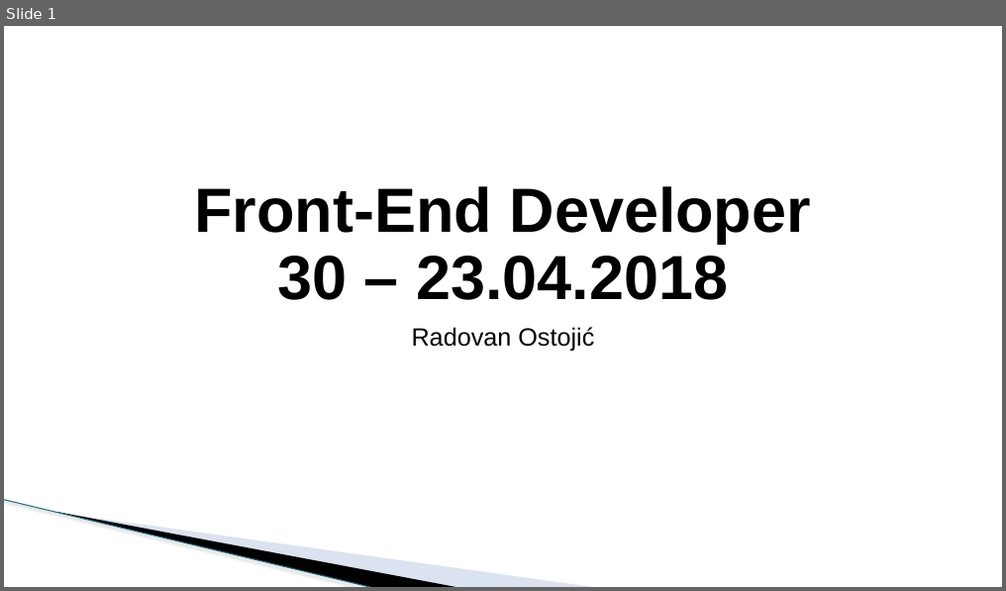
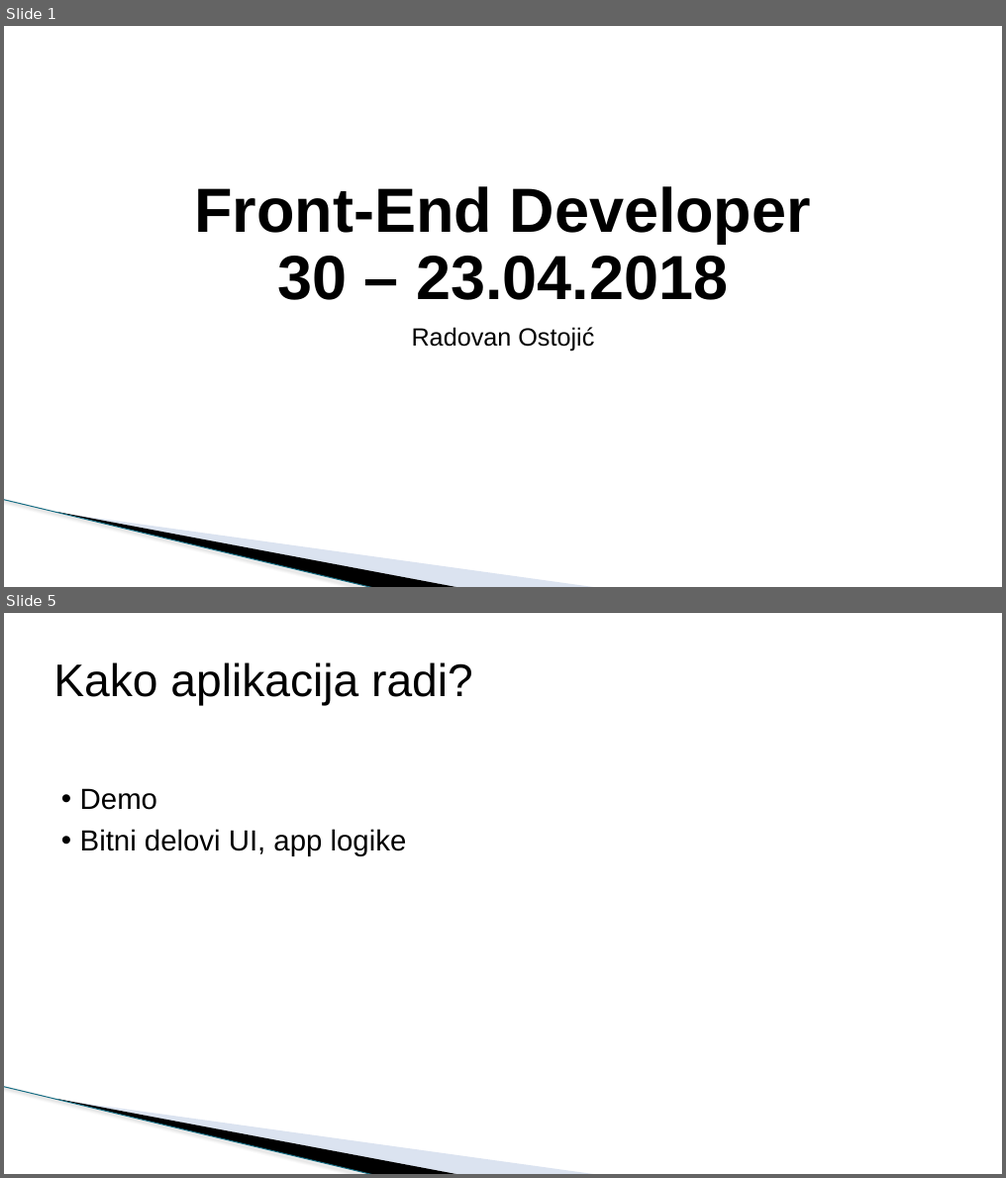
Before and after one commit to todalexcode/kurs-front-end, a slide deck: sesija-30/PPT/Front-End Developer-30.pptx. Shown one above the other, each under a label of ours: slide 1 before the commit, slides 1 and 5 after it; the slides between them are not shown. The pictures are 1006x591 and 1006x1178 pixels, drawn with LibreOffice and Linux fonts; fonts in the diff are those of the drawing; background and template pictures are left out. Boxes give left, top, right and bottom in pixels: in the first picture for what was removed or moved away, otherwise in the second. Text is boxed around its words. In the diff, an @@ line names an element or a change of style, - is before the commit and + after.

```diff
--- a/sesija-30/PPT/Front-End Developer-30.pptx
+++ b/sesija-30/PPT/Front-End Developer-30.pptx
@@ slide 5 added at (4,613,1002,1174), background #FFFFFF; not listed: 3 template elements that a slide beside it also shows @@
@@ title added at (54,663,473,706), 44 pt, text #000000 @@
+Kako aplikacija radi?
@@ text added at (80,788,407,857), 28 pt, text #000000 @@
+• Demo
+• Bitni delovi UI, app logike
```
Also in this commit, not shown: 2 slides changed, 7 other slides added, 1 slide removed, 8 other files.
